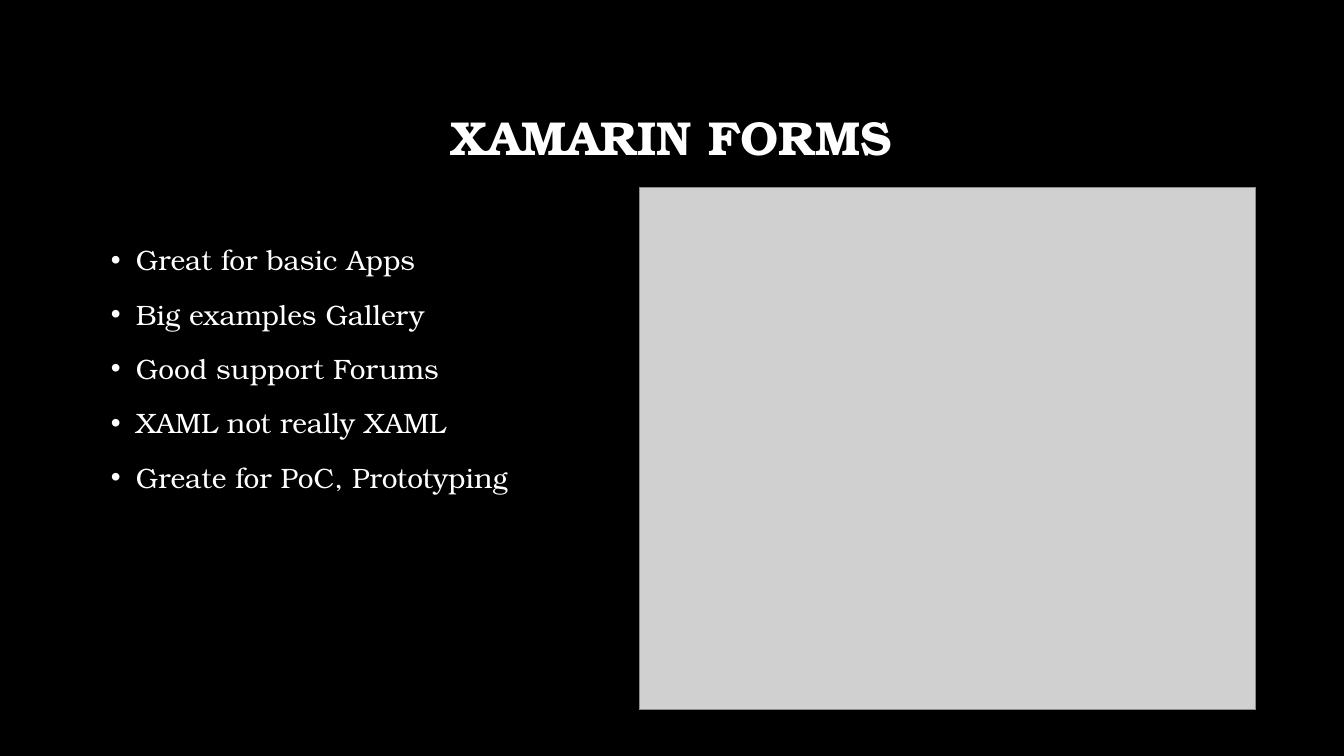
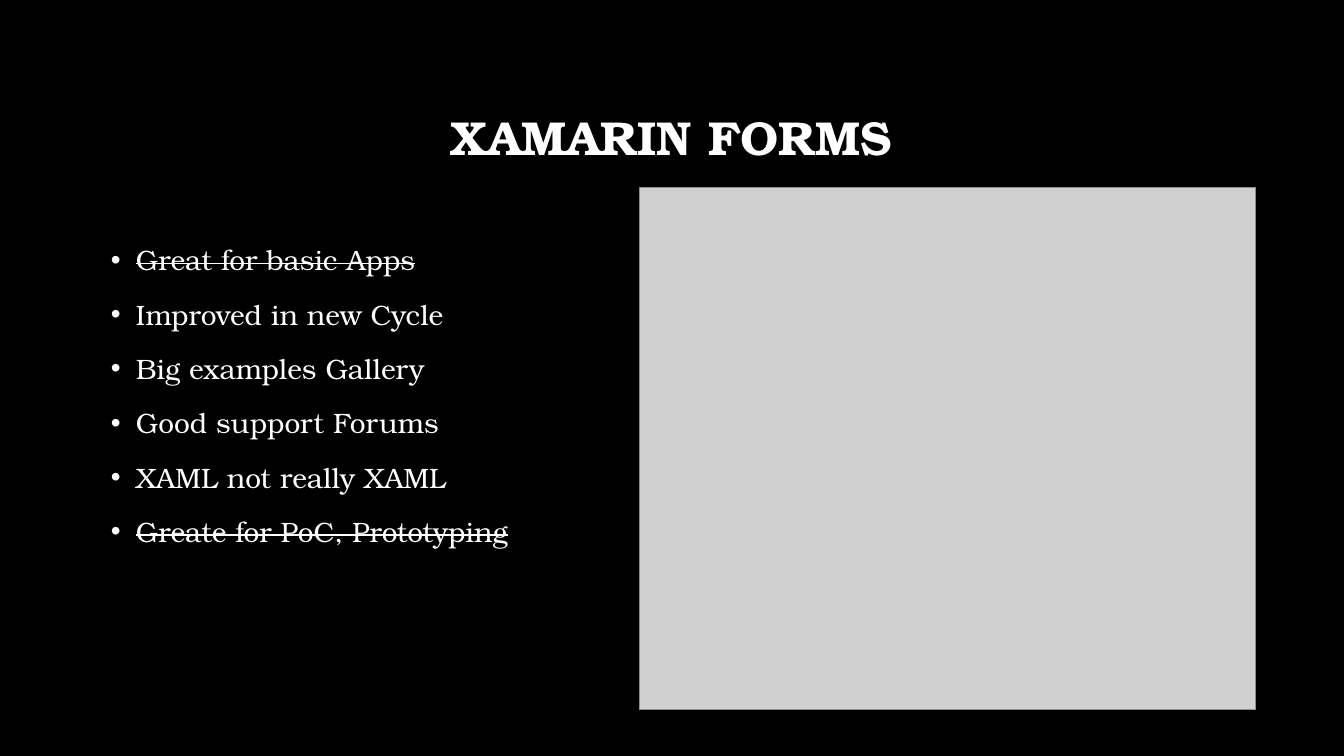
Before and after one commit to dersia/XamarinExamples, a slide deck: slide 8 of slides/Xamarin.pptx. Drawn at 1344x756 pixels with LibreOffice and Linux fonts; fonts in the diff are those of the drawing; grey boxes stand for pictures; background and template pictures are left out. Boxes give left, top, right and bottom in pixels: in the first picture for what was removed or moved away, otherwise in the second. Text is boxed around its words. In the diff, an @@ line names an element or a change of style, - is before the commit and + after.

```diff
--- a/slides/Xamarin.pptx
+++ b/slides/Xamarin.pptx
@@ text at [136, 249, 507, 549]: strikethrough on in "Great for basic Apps", "Greate for PoC, Prototyping" @@
@@ text at [136, 305, 444, 331]: paragraph added @@
+• Improved in new Cycle
```
Also in this commit, not shown: 5 other slides changed, 3 slides added.
